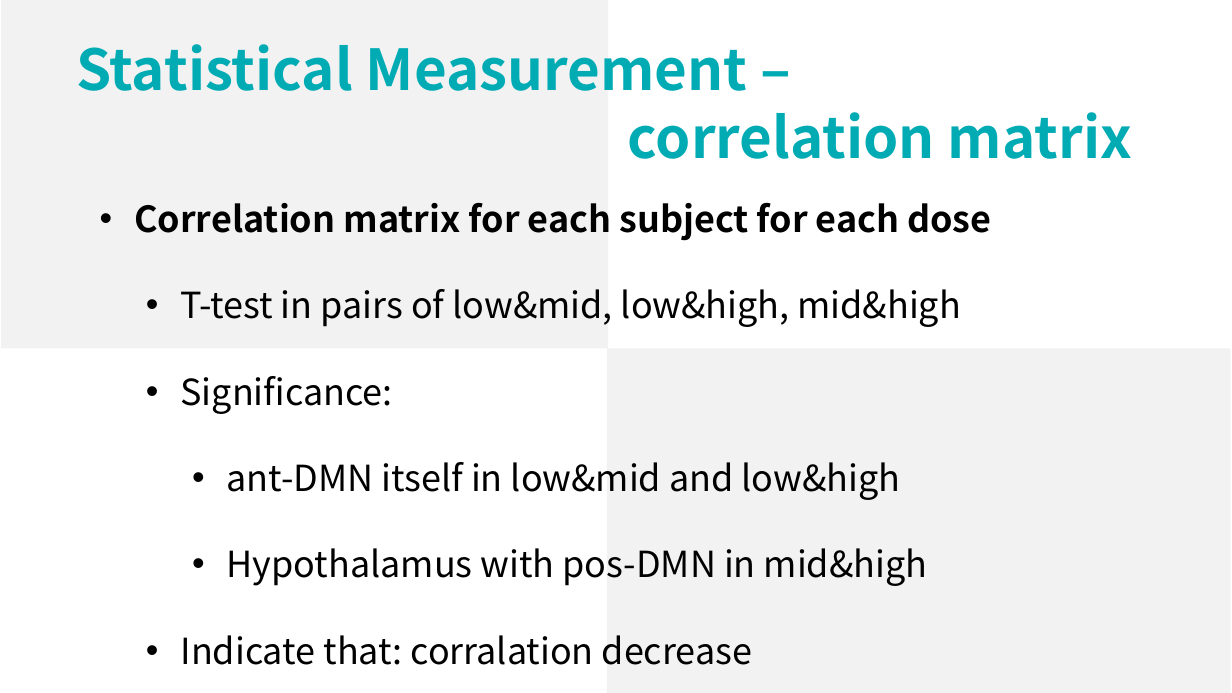
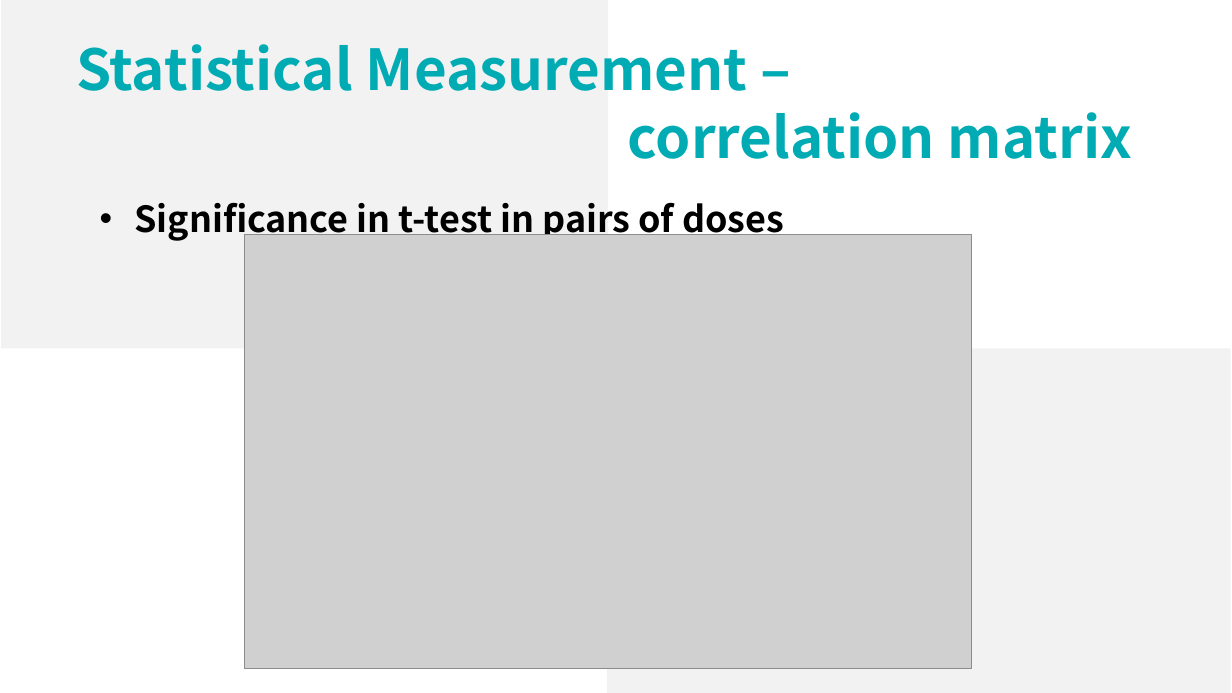
Before and after one commit to lsyoath/sheepy, a slide deck: slide 17 of Work/CurrentResults.pptx (slide 15 before the commit). Drawn at 1232x693 pixels with LibreOffice and Linux fonts; fonts in the diff are those of the drawing; grey boxes stand for pictures. Boxes give left, top, right and bottom in pixels: in the first picture for what was removed or moved away, otherwise in the second. Text is boxed around its words. In the diff, an @@ line names an element or a change of style, - is before the commit and + after.

```diff
--- a/Work/CurrentResults.pptx
+++ b/Work/CurrentResults.pptx
@@ text at (134, 203, 784, 242): text changed; bold on @@
-• Correlation matrix for each subject for each dose
-  • T-test in pairs of low&mid, low&high, mid&high
-  • Significance:
-    • ant-DMN itself in low&mid and low&high
-    • Hypothalamus with pos-DMN in mid&high
-  • Indicate that: corralation decrease
+  • Significance in t-test in pairs of doses
@@ picture added at (245, 235, 971, 668) @@
```
Also in this commit, not shown: 5 other slides changed, 3 slides added, 2 other files.
